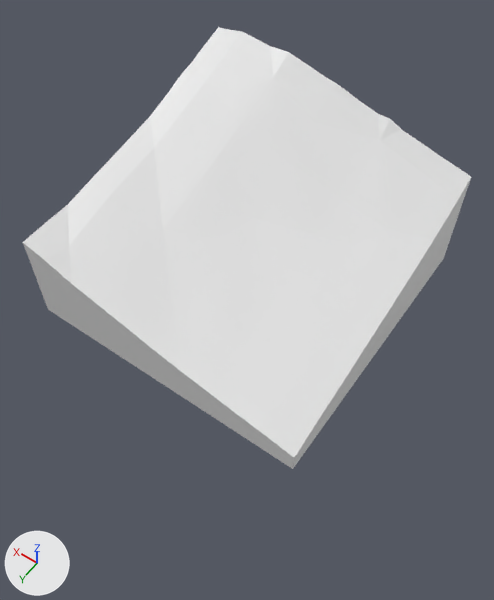
Two versions of the glTF model assets/terrain/surface_pieces/surf_2_3.glb, one commit apart.
The view is the same before and after, from a 50 mm lens placed at (-101.9, 98.8, -5.65), pointed at (-97.27, 92.33, -15.83). Lighting does not change. The marker at lower left points along +X, +Y and +Z. The picture after the commit comes second. Where no turn or scale is listed for an object, it has been applied to the vertices.

Names of what the first picture shows: 'geometry_0'.
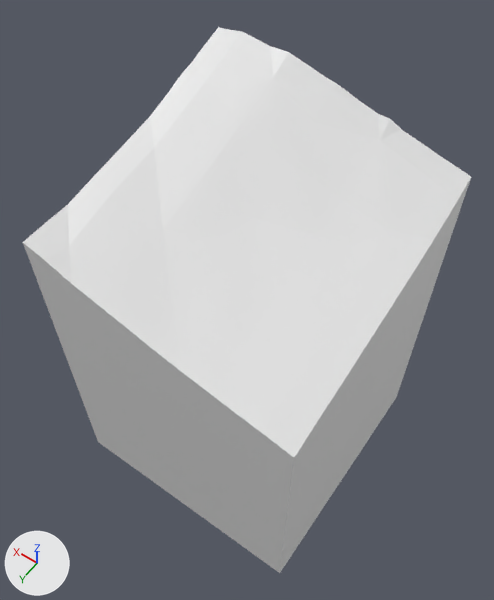
Scene script edits in JSON lines:
```json
{"block": "me_geometry_0", "where": "# used by ob_geometry_0; location = (0.0, 0.0, 0.0)"}
{"op": "remove", "block": "me_geometry_0", "code": "me_geometry_0.from_pydata(...)  # 96 vertices, 188 faces; spans x -100.0..-95.0, y 90.0..95.0, z -15.0..-12.08"}
{"op": "add", "block": "me_geometry_0", "code": "me_geometry_0.from_pydata(...)  # 96 vertices, 188 faces; spans x -100.0..-95.0, y 90.0..95.0, z -20.0..-12.08"}
{"block": "me_geometry_0", "change": "me_geometry_0 part 1"}
{"block": "me_geometry_0", "change": "4 vertices are removed from x -100.0..-95.0, y 90.0..95.0, z -15.0"}
{"block": "me_geometry_0", "change": "63 faces are deleted"}
{"block": "me_geometry_0", "change": "4 vertices are added at (-100.0, 95.0, -20.0), (-100.0, 90.0, -20.0), (-95.0, 95.0, -20.0), (-95.0, 90.0, -20.0)"}
{"block": "me_geometry_0", "change": "63 new faces join them"}
```

Location of each change, (x1, y1, x2, y2) in pixels of the pictures (494 x 600 px; the box of a moved part takes in the faces that stretch with it):
```json
{"object": "geometry_0", "change": "reshaped", "before": [23, 27, 471, 469], "after": [23, 27, 471, 573], "on screen": "23% taller"}
{"part": 1, "of": "me_geometry_0", "change": "moved or reshaped", "before": [23, 178, 471, 469], "after": [23, 178, 471, 573]}
```
